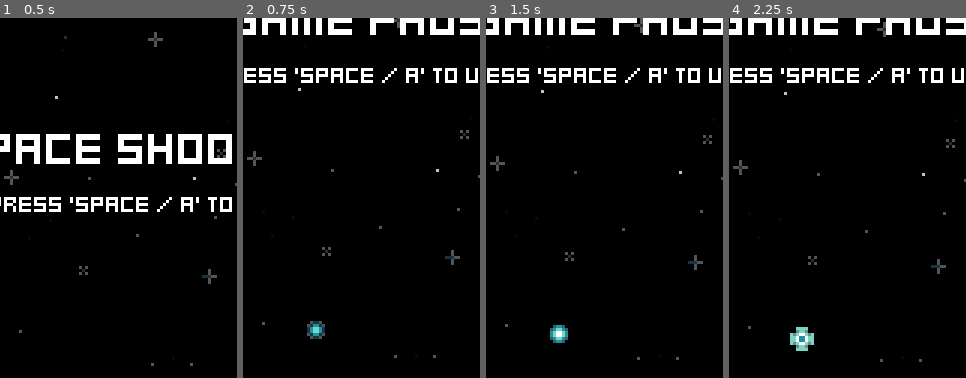
Above: before the commit, frames 1-4 (left to right).
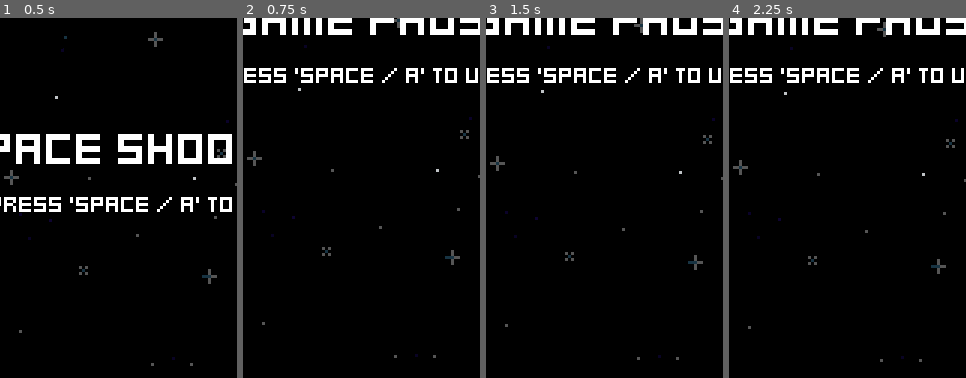
Above: after the commit, the same moments.

Repository: jacristi/godot-space-shooter
Game: Godot game, scene res://ui/menu.tscn
The game is run twice, just before and just after one commit, with the same random seed, the same clock (stepped at 60 frames per second) and the same inputs.
Inputs:
- Up to frame 1 (0.5 s): no input
- Up to frame 2 (0.75 s): tap Space (fire) at 0.5, 0.6 s; hold D (move_right) from 0.53 s (still down)
- Up to frame 3 (1.5 s): tap Space (fire) at 1.25, 1.35 s; release D (move_right) at 1.28 s; hold S (move_down) from 1.28 s (still down)
- Up to frame 4 (2.25 s): tap Space (fire) at 2, 2.1 s; release S (move_down) at 2.03 s; hold D (move_right) from 2.03 s (still down)
The pictures show only the part of the screen within x 20-70%, y 29-79%; the shares and areas given below are measured in that part.

Frame 1 is identical in both runs. In frame 2, 0.3% of the frame differs, in the area x 27-35%, y 84-90%; in frame 3, 0.3%; in frame 4, 0.5%, in the area x 25-36%, y 85-93%.

Commit message:
fix: removed extra pickup

Diff:
--- a/scenes/game.tscn
+++ b/scenes/game.tscn
@@ -8,7 +8,6 @@
 [ext_resource type="PackedScene" uid="uid://di2ph76flv6jj" path="res://pickups/pickup_generator.tscn" id="5_824rs"]
 [ext_resource type="LabelSettings" uid="uid://cjof1qwn8asa1" path="res://fonts/default_label_settings.tres" id="5_tlyl2"]
 [ext_resource type="PackedScene" uid="uid://3etvr5r3lq15" path="res://ui/pause_menu.tscn" id="7_of8lj"]
-[ext_resource type="PackedScene" uid="uid://bn37hg8rvt4in" path="res://pickups/blue_pickup.tscn" id="10_4it1b"]
 
 [node name="Game" type="Node2D"]
 script = ExtResource("1_1juuu")
@@ -36,7 +35,3 @@
 offset_top = 77.0
 offset_right = 81.0
 offset_bottom = 77.0
-
-[node name="BluePickup" parent="." instance=ExtResource("10_4it1b")]
-position = Vector2(56, 173)
-pickup_score = 2500
Not shown: 1 places in scenes/game.tscn that only renumber resources
